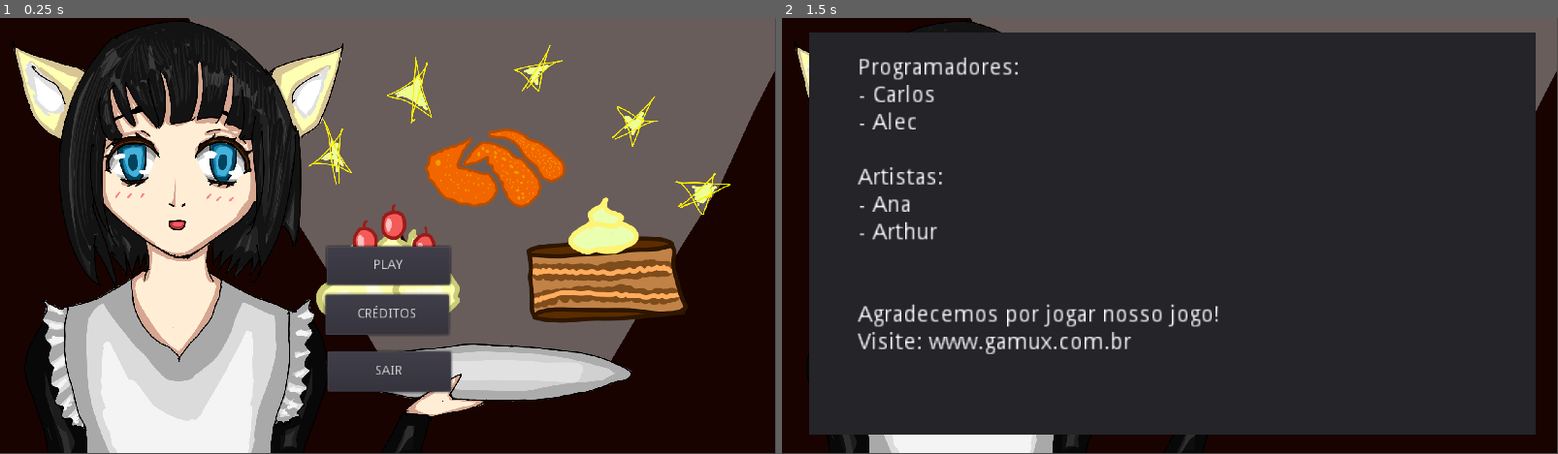
Above: before the commit, frames 1-2 (left to right).
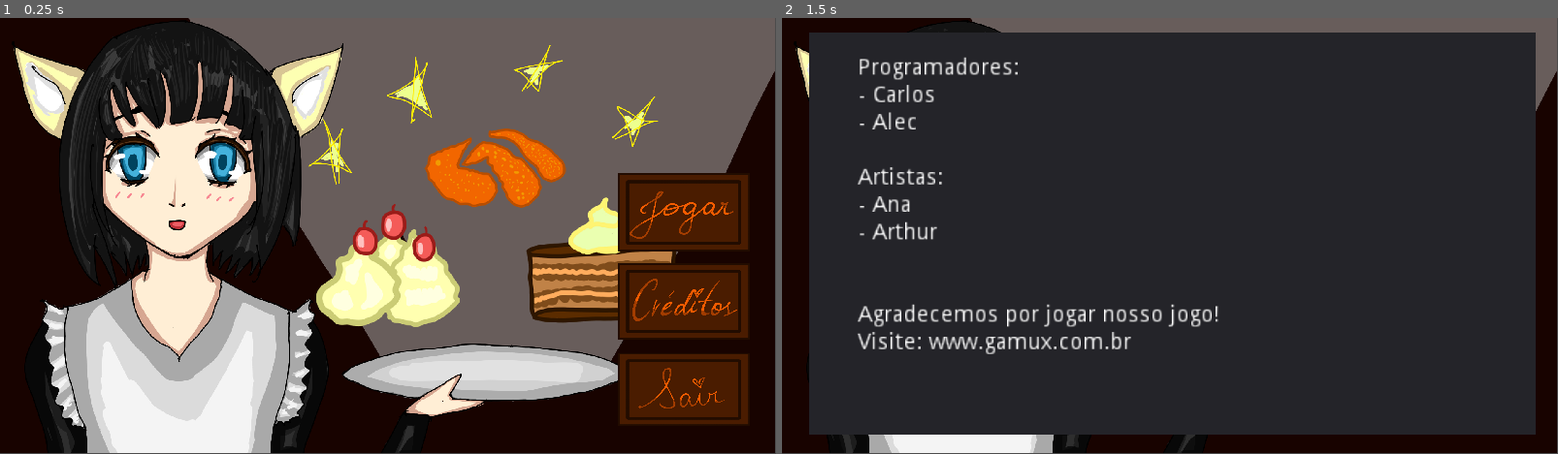
Above: after the commit, the same moments.

Repository: GamuxUnicamp/HLG-Jam-2
Game: Godot game, scene res://scenes/Main_Menu.tscn
The game is run twice, just before and just after one commit, with the same random seed, the same clock (stepped at 60 frames per second) and the same inputs.
Inputs (mouse positions are in pixels of both pictures, inside the frame that each line leads up to; where the layout moved, square brackets give the same spot in the first picture):
- Up to frame 1 (0.25 s): no input
- Up to frame 2 (1.5 s): click (1464, 301) [1170, 314] at 0.5 s; click (1464, 214) [1170, 266] at 1.25 s

The runs differ from the first frame. In frame 1, 12% of the frame differs, in the area x 41-97%, y 35-94%; in frame 2, nothing differs.

Commit message:
Shop and menu buttons themes

Diff:
--- a/resource/Customer_1.tres
+++ b/resource/Customer_1.tres
@@ -1,17 +1,22 @@
 [gd_resource type="SpriteFrames" load_steps=6 format=2]
 
-[ext_resource path="res://resource/cliente1/andando-direita-1.png" type="Texture" id=1]
-[ext_resource path="res://resource/cliente1/andando-direita-2.png" type="Texture" id=2]
+[ext_resource path="res://resource/cliente1/parado-direita.png" type="Texture" id=1]
+[ext_resource path="res://resource/cliente1/sentado-direita-cardapio.png" type="Texture" id=2]
 [ext_resource path="res://resource/cliente1/sentado-direita.png" type="Texture" id=3]
-[ext_resource path="res://resource/cliente1/parado-direita.png" type="Texture" id=4]
-[ext_resource path="res://resource/cliente1/sentado-direita-cardapio.png" type="Texture" id=5]
+[ext_resource path="res://resource/cliente1/andando-direita-1.png" type="Texture" id=4]
+[ext_resource path="res://resource/cliente1/andando-direita-2.png" type="Texture" id=5]
 
 [resource]
 resource_name = "Customer_1"
 animations = [ {
-"frames": [ ExtResource( 1 ), ExtResource( 2 ) ],
+"frames": [ ExtResource( 1 ) ],
 "loop": true,
-"name": "Walking",
+"name": "Idle",
+"speed": 5.0
+}, {
+"frames": [ ExtResource( 2 ) ],
+"loop": true,
+"name": "Menu",
 "speed": 5.0
 }, {
 "frames": [ ExtResource( 3 ) ],
@@ -19,13 +24,8 @@
 "name": "Sit",
 "speed": 5.0
 }, {
-"frames": [ ExtResource( 4 ) ],
+"frames": [ ExtResource( 4 ), ExtResource( 5 ) ],
 "loop": true,
-"name": "Idle",
-"speed": 5.0
-}, {
-"frames": [ ExtResource( 5 ) ],
-"loop": true,
-"name": "Menu",
+"name": "Walking",
 "speed": 5.0
 } ]
--- a/scenes/Main_Menu.tscn
+++ b/scenes/Main_Menu.tscn
@@ -1,7 +1,61 @@
-[gd_scene load_steps=3 format=2]
+[gd_scene load_steps=21 format=2]
 
 [ext_resource path="res://scripts/Main_Menu.gd" type="Script" id=1]
 [ext_resource path="res://resource/pintura-menu.png" type="Texture" id=2]
+[ext_resource path="res://resource/botoes-menu-jogar-2.png" type="Texture" id=3]
+[ext_resource path="res://resource/botoes-menu-jogar.png" type="Texture" id=4]
+[ext_resource path="res://resource/botoes-menu-creditos-2.png" type="Texture" id=5]
+[ext_resource path="res://resource/botoes-menu-creditos.png" type="Texture" id=6]
+[ext_resource path="res://resource/botoes-menu-sair-2.png" type="Texture" id=7]
+[ext_resource path="res://resource/botoes-menu-sair.png" type="Texture" id=8]
+
+[sub_resource type="StyleBoxTexture" id=1]
+texture = ExtResource( 3 )
+region_rect = Rect2( 0, 0, 512, 300 )
+
+[sub_resource type="StyleBoxTexture" id=2]
+texture = ExtResource( 3 )
+region_rect = Rect2( 0, 0, 512, 300 )
+
+[sub_resource type="StyleBoxTexture" id=3]
+texture = ExtResource( 4 )
+region_rect = Rect2( 0, 0, 512, 300 )
+
+[sub_resource type="StyleBoxTexture" id=4]
+texture = ExtResource( 4 )
+region_rect = Rect2( 0, 0, 512, 300 )
+
+[sub_resource type="StyleBoxTexture" id=5]
+texture = ExtResource( 5 )
+region_rect = Rect2( 0, 0, 512, 300 )
+
+[sub_resource type="StyleBoxTexture" id=6]
+texture = ExtResource( 5 )
+region_rect = Rect2( 0, 0, 512, 300 )
+
+[sub_resource type="StyleBoxTexture" id=7]
+texture = ExtResource( 5 )
+region_rect = Rect2( 0, 0, 512, 300 )
+
+[sub_resource type="StyleBoxTexture" id=8]
+texture = ExtResource( 6 )
+region_rect = Rect2( 0, 0, 512, 300 )
+
+[sub_resource type="StyleBoxTexture" id=9]
+texture = ExtResource( 7 )
+region_rect = Rect2( 0, 0, 512, 300 )
+
+[sub_resource type="StyleBoxTexture" id=10]
+texture = ExtResource( 7 )
+region_rect = Rect2( 0, 0, 512, 300 )
+
+[sub_resource type="StyleBoxTexture" id=11]
+texture = ExtResource( 8 )
+region_rect = Rect2( 0, 0, 512, 300 )
+
+[sub_resource type="StyleBoxTexture" id=12]
+texture = ExtResource( 8 )
+region_rect = Rect2( 0, 0, 512, 300 )
 
 [node name="Main_Menu" type="Node2D"]
 script = ExtResource( 1 )
@@ -12,28 +66,37 @@
 centered = false
 
 [node name="PlayButton" type="Button" parent="."]
-margin_left = 808.0
-margin_top = 566.0
-margin_right = 940.0
-margin_bottom = 607.0
+margin_left = 1530.0
+margin_top = 385.388
+margin_right = 1670.0
+margin_bottom = 468.388
 rect_scale = Vector2( 2.32, 2.32 )
-text = "PLAY"
+custom_styles/hover = SubResource( 1 )
+custom_styles/pressed = SubResource( 2 )
+custom_styles/focus = SubResource( 3 )
+custom_styles/normal = SubResource( 4 )
 
 [node name="CreditsButton" type="Button" parent="."]
-margin_left = 804.753
-margin_top = 685.306
-margin_right = 936.753
-margin_bottom = 728.306
+margin_left = 1530.0
+margin_top = 608.116
+margin_right = 1670.0
+margin_bottom = 689.116
 rect_scale = Vector2( 2.32, 2.32 )
-text = "CRÉDITOS"
+custom_styles/hover = SubResource( 5 )
+custom_styles/pressed = SubResource( 6 )
+custom_styles/focus = SubResource( 7 )
+custom_styles/normal = SubResource( 8 )
 
 [node name="ExitButton" type="Button" parent="."]
-margin_left = 809.815
-margin_top = 825.728
-margin_right = 941.815
-margin_bottom = 868.728
+margin_left = 1530.0
+margin_top = 830.0
+margin_right = 1670.0
+margin_bottom = 907.514
 rect_scale = Vector2( 2.32, 2.32 )
-text = "SAIR"
+custom_styles/hover = SubResource( 9 )
+custom_styles/pressed = SubResource( 10 )
+custom_styles/focus = SubResource( 11 )
+custom_styles/normal = SubResource( 12 )
 
 [node name="CreditsPanel" type="Panel" parent="."]
 visible = false
--- a/scenes/Summary.tscn
+++ b/scenes/Summary.tscn
@@ -1,11 +1,45 @@
-[gd_scene load_steps=7 format=2]
+[gd_scene load_steps=17 format=2]
 
 [ext_resource path="res://scripts/Summary.gd" type="Script" id=1]
 [ext_resource path="res://resource/black.jpg" type="Texture" id=2]
-[ext_resource path="res://resource/upgrade-sapatos.png" type="Texture" id=3]
-[ext_resource path="res://resource/upgrade-etiqueta.png" type="Texture" id=4]
-[ext_resource path="res://resource/upgrade-orelhas.png" type="Texture" id=5]
-[ext_resource path="res://resource/jogo-gamux.png" type="Texture" id=6]
+[ext_resource path="res://resource/fundo-loja.png" type="Texture" id=3]
+[ext_resource path="res://resource/botoes.png" type="Texture" id=4]
+[ext_resource path="res://resource/upgrade-sapatos.png" type="Texture" id=5]
+[ext_resource path="res://resource/upgrade-etiqueta.png" type="Texture" id=6]
+[ext_resource path="res://resource/upgrade-orelhas.png" type="Texture" id=7]
+[ext_resource path="res://resource/jogo-gamux.png" type="Texture" id=8]
+
+[sub_resource type="StyleBoxTexture" id=5]
+texture = ExtResource( 4 )
+region_rect = Rect2( 0, 0, 512, 300 )
+
+[sub_resource type="StyleBoxTexture" id=6]
+texture = ExtResource( 4 )
+region_rect = Rect2( 0, 0, 512, 300 )
+
+[sub_resource type="StyleBoxTexture" id=7]
+texture = ExtResource( 4 )
+region_rect = Rect2( 0, 0, 512, 300 )
+
+[sub_resource type="StyleBoxTexture" id=8]
+texture = ExtResource( 4 )
+region_rect = Rect2( 0, 0, 512, 300 )
+
+[sub_resource type="StyleBoxTexture" id=1]
+texture = ExtResource( 4 )
+region_rect = Rect2( 0, 0, 512, 300 )
+
+[sub_resource type="StyleBoxTexture" id=2]
+texture = ExtResource( 4 )
+region_rect = Rect2( 0, 0, 512, 300 )
+
+[sub_resource type="StyleBoxTexture" id=3]
+texture = ExtResource( 4 )
+region_rect = Rect2( 0, 0, 512, 300 )
+
+[sub_resource type="StyleBoxTexture" id=4]
+texture = ExtResource( 4 )
+region_rect = Rect2( 0, 0, 512, 300 )
 
 [node name="Shop" type="Node2D"]
 position = Vector2( 0, -1090 )
@@ -101,12 +135,24 @@
 margin_right = -24.0
 margin_bottom = 1048.0
 
+[node name="Background" type="Sprite" parent="Shop"]
+position = Vector2( 0, 6.10352e-005 )
+scale = Vector2( 3.66142, 2.88636 )
+texture = ExtResource( 3 )
+centered = false
+region_enabled = true
+region_rect = Rect2( 0, 159.97, 508.817, 352.134 )
+
 [node name="Exit" type="Button" parent="Shop"]
 margin_left = 1392.0
 margin_top = 28.0002
 margin_right = 1512.0
 margin_bottom = 61.0002
 rect_scale = Vector2( 3.5, 3.5 )
+custom_styles/hover = SubResource( 5 )
+custom_styles/pressed = SubResource( 6 )
+custom_styles/focus = SubResource( 7 )
+custom_styles/normal = SubResource( 8 )
 text = "Sair"
 
 [node name="Title" type="Label" parent="Shop"]
@@ -135,16 +181,20 @@
 margin_right = 215.0
 margin_bottom = 330.0
 rect_scale = Vector2( 4, 4 )
+custom_styles/hover = SubResource( 1 )
+custom_styles/pressed = SubResource( 2 )
+custom_styles/focus = SubResource( 3 )
+custom_styles/normal = SubResource( 4 )
 
 [node name="Sprite" type="Sprite" parent="Shop/Shoes"]
-position = Vector2( 122, 388 )
-scale = Vector2( 0.4, 0.4 )
-texture = ExtResource( 3 )
+position = Vector2( 158, 390 )
+scale = Vector2( 0.309375, 0.309375 )
+texture = ExtResource( 5 )
 
 [node name="Title" type="Label" parent="Shop/Shoes"]
-margin_left = 230.0
+margin_left = 208.0
 margin_top = 300.0
-margin_right = 385.0
+margin_right = 363.0
 margin_bottom = 323.0
 rect_scale = Vector2( 4, 4 )
 text = "Novos sapatos"
@@ -152,20 +202,20 @@
 valign = 1
 
 [node name="Description" type="Label" parent="Shop/Shoes"]
-margin_left = 230.0
-margin_top = 362.0
-margin_right = 437.0
-margin_bottom = 382.0
+margin_left = 208.0
+margin_top = 360.0
+margin_right = 415.0
+margin_bottom = 380.0
 rect_scale = Vector2( 3, 3 )
 text = "Aumentam sua velocidade"
 align = 1
 valign = 1
 
 [node name="Price" type="Label" parent="Shop/Shoes"]
-margin_left = 230.0
-margin_top = 422.0
-margin_right = 385.0
-margin_bottom = 442.0
+margin_left = 178.0
+margin_top = 410.0
+margin_right = 333.0
+margin_bottom = 430.0
 rect_scale = Vector2( 4, 4 )
 text = "$50"
 align = 1
@@ -179,16 +229,20 @@
 margin_right = 215.0
 margin_bottom = 330.0
 rect_scale = Vector2( 4, 4 )
+custom_styles/hover = SubResource( 1 )
+custom_styles/pressed = SubResource( 2 )
+custom_styles/focus = SubResource( 3 )
+custom_styles/normal = SubResource( 4 )
 
 [node name="Sprite" type="Sprite" parent="Shop/Etiquette"]
-position = Vector2( 122, 388 )
-scale = Vector2( 0.4, 0.4 )
-texture = ExtResource( 4 )
+position = Vector2( 159.9, 388.1 )
+scale = Vector2( 0.305078, 0.305078 )
+texture = ExtResource( 6 )
 
 [node name="Title" type="Label" parent="Shop/Etiquette"]
-margin_left = 230.0
+margin_left = 198.0
 margin_top = 300.0
-margin_right = 385.0
+margin_right = 353.0
 margin_bottom = 323.0
 rect_scale = Vector2( 4, 4 )
 text = "Aulas de etiqueta"
@@ -196,9 +250,9 @@
 valign = 1
 
 [node name="Description" type="Label" parent="Shop/Etiquette"]
-margin_left = 230.0
+margin_left = 198.0
 margin_top = 362.0
-margin_right = 437.0
+margin_right = 405.0
 margin_bottom = 382.0
 rect_scale = Vector2( 3, 3 )
 text = "Clientes são mais pacientes"
@@ -206,10 +260,10 @@
 valign = 1
 
 [node name="Price" type="Label" parent="Shop/Etiquette"]
-margin_left = 230.0
-margin_top = 422.0
-margin_right = 385.0
-margin_bottom = 442.0
+margin_left = 178.0
+margin_top = 410.0
+margin_right = 333.0
+margin_bottom = 430.0
 rect_scale = Vector2( 4, 4 )
 text = "$50"
 align = 1
@@ -223,16 +277,20 @@
 margin_right = 215.0
 margin_bottom = 330.0
 rect_scale = Vector2( 4, 4 )
+custom_styles/hover = SubResource( 1 )
+custom_styles/pressed = SubResource( 2 )
+custom_styles/focus = SubResource( 3 )
+custom_styles/normal = SubResource( 4 )
 
 [node name="Sprite" type="Sprite" parent="Shop/Cat_Ears"]
-position = Vector2( 122, 388 )
-scale = Vector2( 0.4, 0.4 )
-texture = ExtResource( 5 )
+position = Vector2( 158, 390 )
+scale = Vector2( 0.309375, 0.309375 )
+texture = ExtResource( 7 )
 
 [node name="Title" type="Label" parent="Shop/Cat_Ears"]
-margin_left = 230.0
+margin_left = 198.0
 margin_top = 300.0
-margin_right = 385.0
+margin_right = 353.0
 margin_bottom = 323.0
 rect_scale = Vector2( 4, 4 )
 text = "Orelhas de gato"
@@ -240,9 +298,9 @@
 valign = 1
 
 [node name="Description" type="Label" parent="Shop/Cat_Ears"]
-margin_left = 230.0
+margin_left = 208.0
 margin_top = 362.0
-margin_right = 437.0
+margin_right = 415.0
 margin_bottom = 382.0
 rect_scale = Vector2( 3, 3 )
 text = "Atrai mais clientes"
@@ -250,10 +308,10 @@
 valign = 1
 
 [node name="Price" type="Label" parent="Shop/Cat_Ears"]
-margin_left = 230.0
-margin_top = 422.0
-margin_right = 385.0
-margin_bottom = 442.0
+margin_left = 178.0
+margin_top = 410.0
+margin_right = 333.0
+margin_bottom = 430.0
 rect_scale = Vector2( 4, 4 )
 text = "$50"
 align = 1
@@ -267,16 +325,20 @@
 margin_right = 215.0
 margin_bottom = 330.0
 rect_scale = Vector2( 4, 4 )
+custom_styles/hover = SubResource( 1 )
+custom_styles/pressed = SubResource( 2 )
+custom_styles/focus = SubResource( 3 )
+custom_styles/normal = SubResource( 4 )
 
 [node name="Sprite" type="Sprite" parent="Shop/Game"]
-position = Vector2( 122, 388 )
-scale = Vector2( 0.4, 0.4 )
-texture = ExtResource( 6 )
+position = Vector2( 168, 390 )
+scale = Vector2( 0.321484, 0.321484 )
+texture = ExtResource( 8 )
 
 [node name="Title" type="Label" parent="Shop/Game"]
-margin_left = 230.0
+margin_left = 208.0
 margin_top = 300.0
-margin_right = 385.0
+margin_right = 363.0
 margin_bottom = 323.0
 rect_scale = Vector2( 4, 4 )
 text = "Gamux of the Night"
@@ -284,9 +346,9 @@
 valign = 1
 
 [node name="Description" type="Label" parent="Shop/Game"]
-margin_left = 230.0
+margin_left = 208.0
 margin_top = 362.0
-margin_right = 437.0
+margin_right = 415.0
 margin_bottom = 382.0
 rect_scale = Vector2( 3, 3 )
 text = "Objetivo de vida"
@@ -294,10 +356,10 @@
 valign = 1
 
 [node name="Price" type="Label" parent="Shop/Game"]
-margin_left = 230.0
-margin_top = 422.0
-margin_right = 385.0
-margin_bottom = 442.0
+margin_left = 188.0
+margin_top = 410.0
+margin_right = 343.0
+margin_bottom = 430.0
 rect_scale = Vector2( 4, 4 )
 text = "$999"
 align = 1
--- a/scripts/Global.gd
+++ b/scripts/Global.gd
@@ -1,7 +1,7 @@
 extends Node
 
 var day:int = 1
-var spawn_delay:float = 5
+var spawn_delay:float = 25
 var patience:float = 30
 
 var player_speed:float = 250
Binary file added: resource/fundo-loja.png
Not shown, added: resource/fundo-loja.png.import
